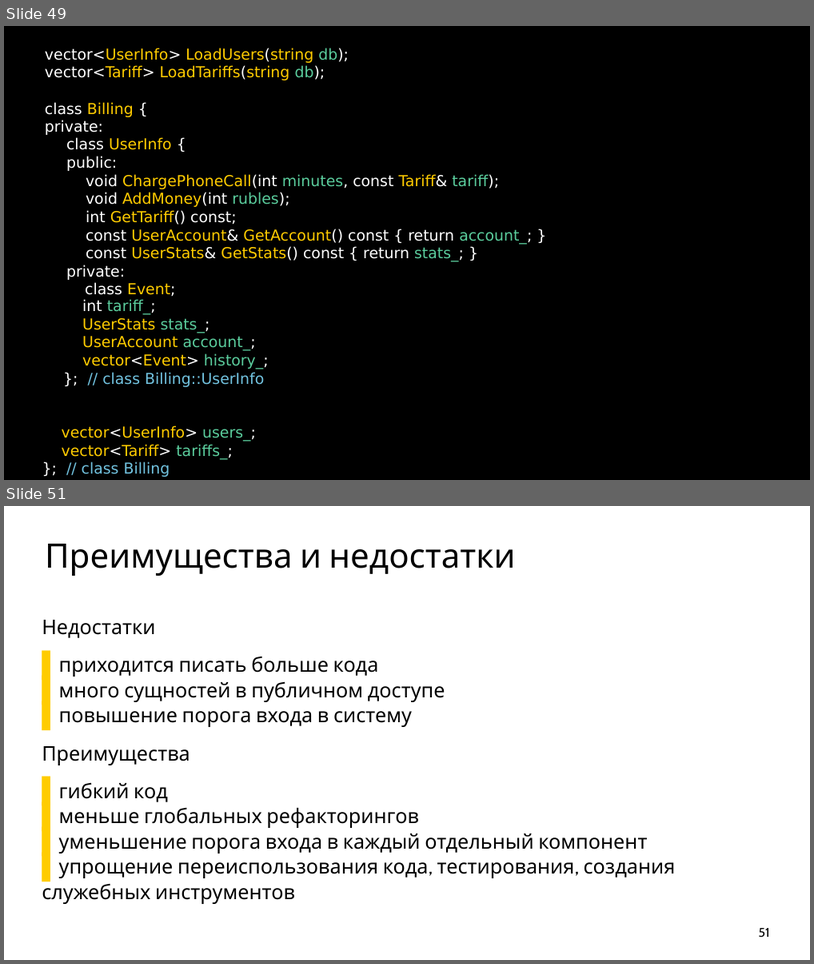
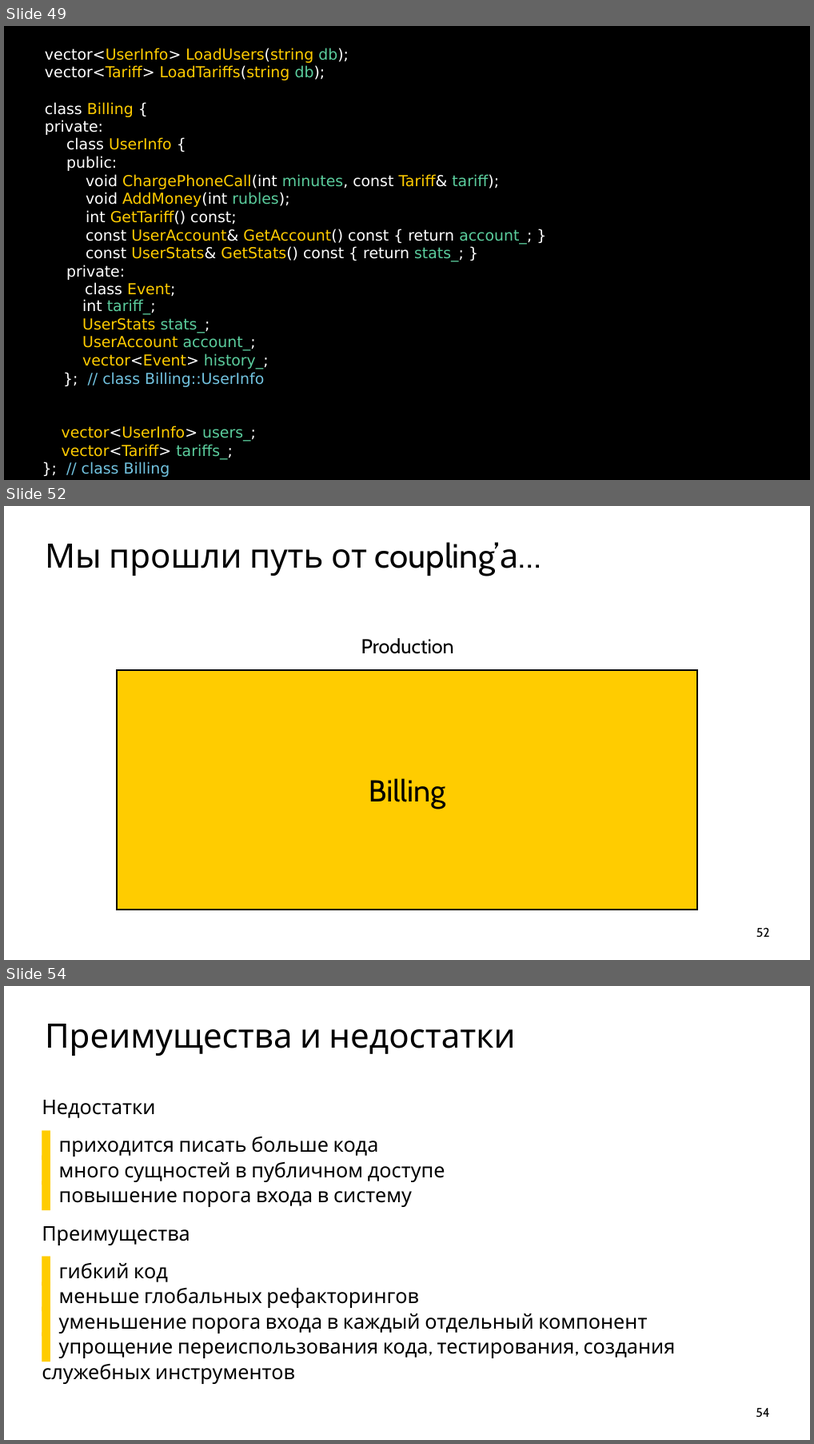
Before and after one commit to ishfb/cpprus17, a slide deck: slides.pptx. Shown one above the other, each under a label of ours: slides 49 and 51 before the commit, slides 49, 52 and 54 after it; the slides between them are not shown. The pictures are 814x964 and 814x1444 pixels, drawn with LibreOffice and Linux fonts; fonts in the diff are those of the drawing. Boxes give left, top, right and bottom in pixels: in the first picture for what was removed or moved away, otherwise in the second. Text is boxed around its words. In the diff, an @@ line names an element or a change of style, - is before the commit and + after.

```diff
--- a/slides.pptx
+++ b/slides.pptx
@@ slide 52 added at (4,506,810,960), background #FFFFFF @@
@@ title added at (45,542,519,576), 80 pt, text #000000 @@
+Мы прошли путь от coupling’а…
@@ text added at (362,638,454,654), 48 pt, text #000000 @@
+Production
@@ rectangle added at (117,670,698,909), fill #FFCC00, outline #000000 4 pt, 72 pt, text #000000 @@
+Billing
@@ page number added at (757,927,770,937), 30 pt, text #000000 @@
+52
@@ what was slide 51 is now slide 54 @@
@@ page number at (756,1408,770,1417): text changed @@
-51
+54
```
Also in this commit, not shown: 3 other slides added, 1 slide removed, 1 other file.
